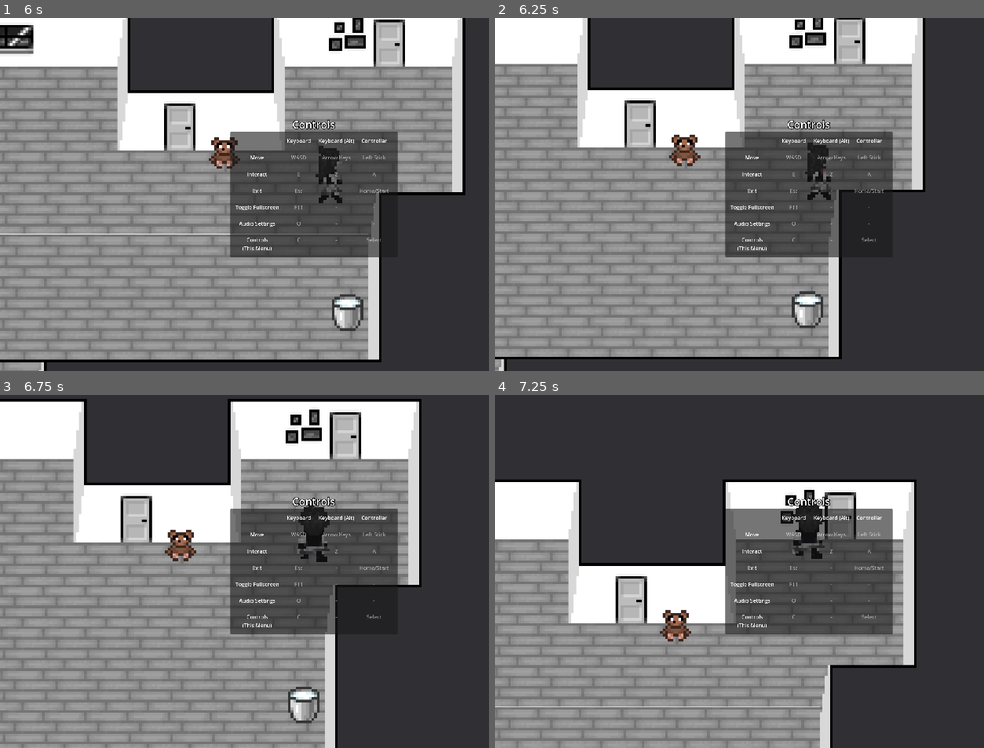
Above: before the commit, frames 1-4 (two rows, left to right).
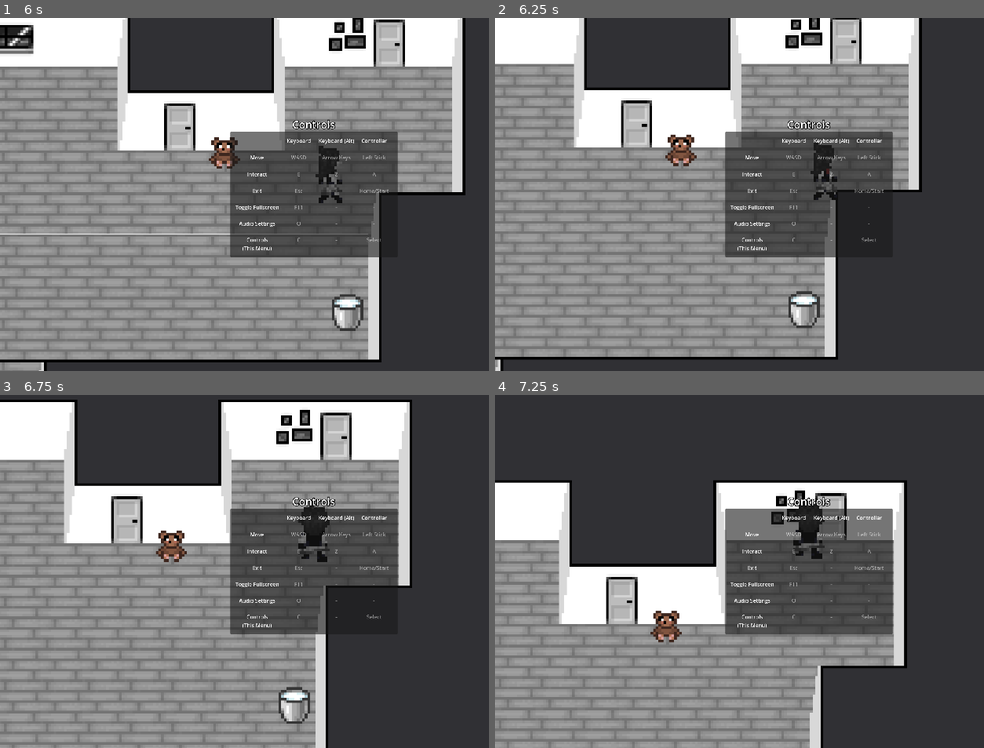
Above: after the commit, the same moments.

Repository: Theooolone/m-game
Game: Godot game, scene res://scenes/main.tscn
The game is run twice, just before and just after one commit, with the same random seed, the same clock (stepped at 60 frames per second) and the same inputs.
Inputs:
- Up to frame 1 (6 s): tap Enter at 0.5 s; hold Right (right) 0.53-1.28 s; tap E (interact) every 1.5 s from 0.6 to 5.1 s; tap Space at 1.25 s; hold S (down) 1.28-2.03 s; tap C (show_controls) every 1.5 s from 1.35 to 5.85 s; hold Right (right) 2.03-2.78 s; hold W (up) 2.78-3.53 s; hold A (left) 3.53-5.03 s; hold S (down) 5.03-5.78 s; hold Right (right) from 5.78 s (still down)
- Up to frame 2 (6.25 s): keep holding Right (right)
- Up to frame 3 (6.75 s): release Right (right) at 6.53 s; hold W (up) from 6.53 s (still down); tap E (interact) at 6.6 s
- Up to frame 4 (7.25 s): keep holding W (up)

Frame 1 is identical in both runs. In frame 2, 6.6% of the frame differs, in the area x 0-88%, y 0-100%; in frame 3, 16%, in the area x 0-87%, y 1-100%; in frame 4, 12%.

Commit message:
Fixed odd collision on corners

Diff:
--- a/scenes/room.tscn
+++ b/scenes/room.tscn
@@ -91,19 +91,19 @@
 5:1/0 = 0
 5:1/0/physics_layer_0/linear_velocity = Vector2(0, 0)
 5:1/0/physics_layer_0/angular_velocity = 0.0
-5:1/0/physics_layer_0/polygon_0/points = PackedVector2Array(-8, -8, 8, -8, 8, 8, -8, 8)
+5:1/0/physics_layer_0/polygon_0/points = PackedVector2Array(-7, -8, 8, -8, 8, 8, -8, 8, -8, -3)
 5:0/0 = 0
 5:0/0/physics_layer_0/linear_velocity = Vector2(0, 0)
 5:0/0/physics_layer_0/angular_velocity = 0.0
-5:0/0/physics_layer_0/polygon_0/points = PackedVector2Array(-8, -8, 8, -8, 8, 8, -8, 8)
+5:0/0/physics_layer_0/polygon_0/points = PackedVector2Array(-4, -8, 8, -8, 8, 8, -7, 8)
 6:0/0 = 0
 6:0/0/physics_layer_0/linear_velocity = Vector2(0, 0)
 6:0/0/physics_layer_0/angular_velocity = 0.0
-6:0/0/physics_layer_0/polygon_0/points = PackedVector2Array(-8, -8, 8, -8, 8, 8, -8, 8)
+6:0/0/physics_layer_0/polygon_0/points = PackedVector2Array(4, -8, 7, 8, -8, 8, -8, -8)
 6:1/0 = 0
 6:1/0/physics_layer_0/linear_velocity = Vector2(0, 0)
 6:1/0/physics_layer_0/angular_velocity = 0.0
-6:1/0/physics_layer_0/polygon_0/points = PackedVector2Array(-8, -8, 8, -8, 8, 8, -8, 8)
+6:1/0/physics_layer_0/polygon_0/points = PackedVector2Array(7, -8, 8, -3, 8, 8, -8, 8, -8, -8)
 6:2/0 = 0
 6:2/0/physics_layer_0/linear_velocity = Vector2(0, 0)
 6:2/0/physics_layer_0/angular_velocity = 0.0
